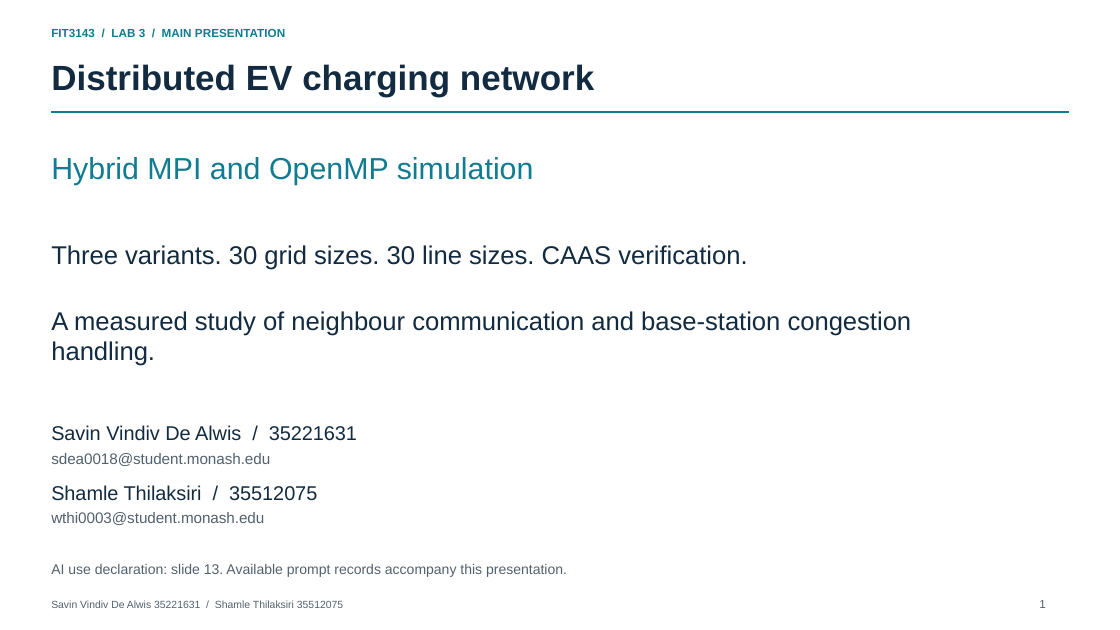
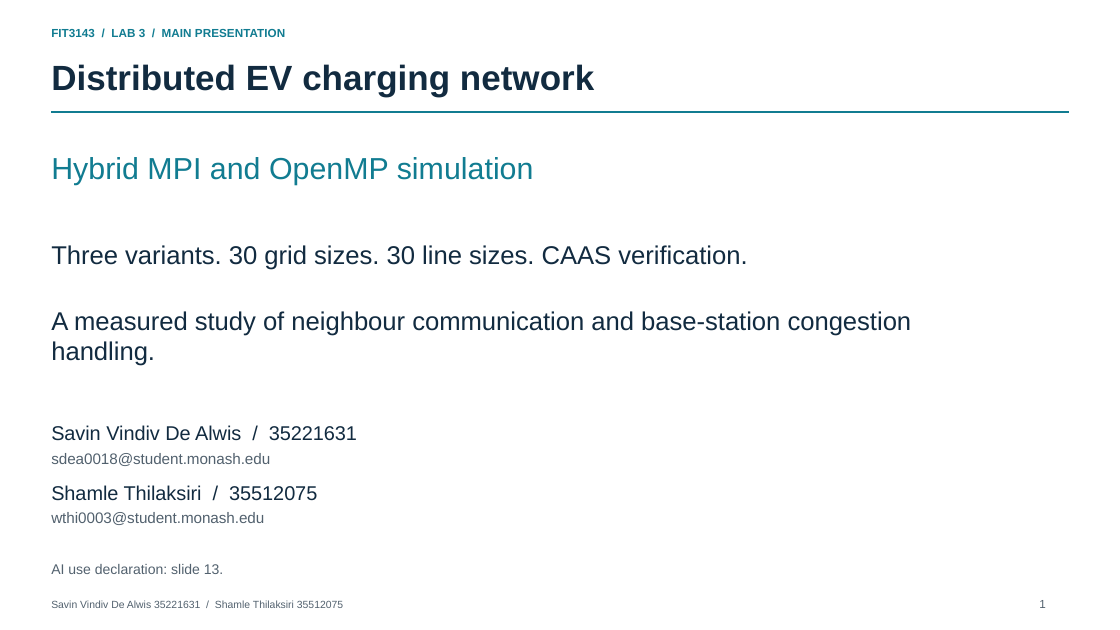
Before and after one commit to Shamle-T/FIT3143-Parallel-Computing, a slide deck: slide 1 of lab_3/Lab3_35221631_35512075_Submission_With_PPTX/submission_ready/docs/Lab3_Presentation_Editable.pptx. Drawn at 1120x630 pixels with LibreOffice and Linux fonts; fonts in the diff are those of the drawing. Boxes give left, top, right and bottom in pixels: in the first picture for what was removed or moved away, otherwise in the second. Text is boxed around its words. In the diff, an @@ line names an element or a change of style, - is before the commit and + after.

```diff
--- a/lab_3/Lab3_35221631_35512075_Submission_With_PPTX/submission_ready/docs/Lab3_Presentation_Editable.pptx
+++ b/lab_3/Lab3_35221631_35512075_Submission_With_PPTX/submission_ready/docs/Lab3_Presentation_Editable.pptx
@@ text at <box>51,564,223,574</box>: text changed @@
-AI use declaration: slide 13. Available prompt records accompany this presentation.
+AI use declaration: slide 13.
```
Also in this commit, not shown: 3 other slides changed, 15 slides added, 12 other files.
